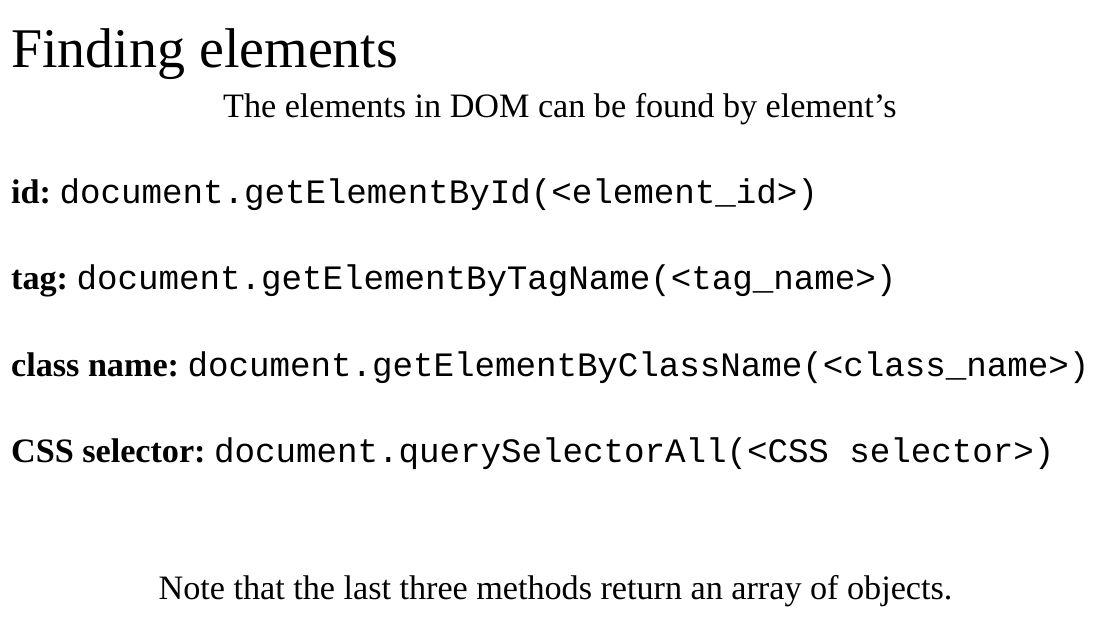
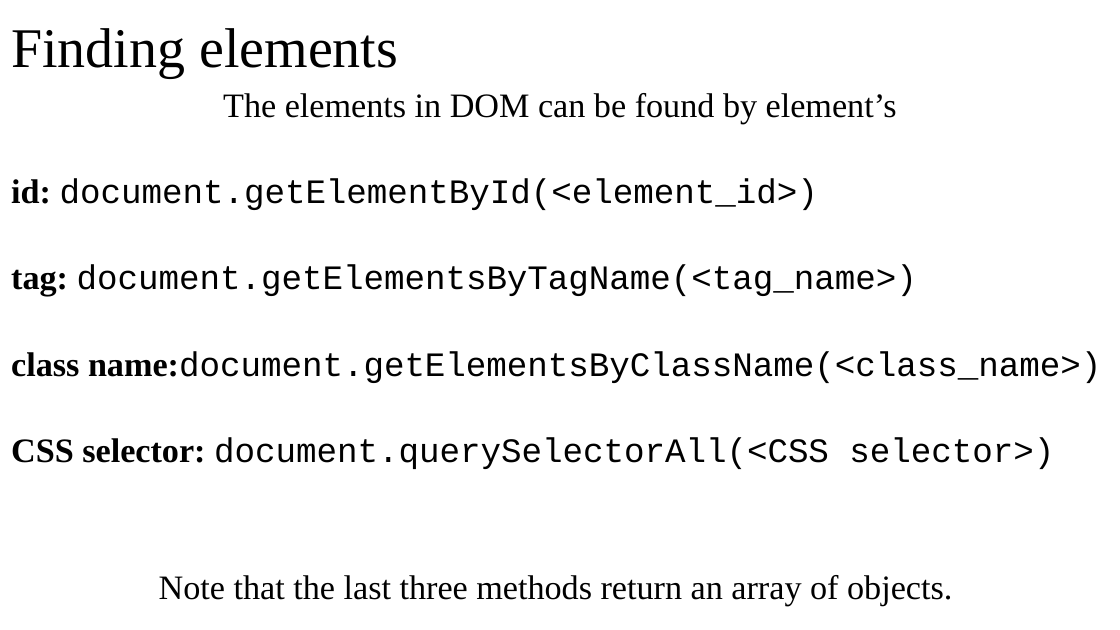
Before and after one commit to manglayev/nu-courses-material, a slide deck: slide 6 of CSCI-111/week-10/week-10-lecture.pptx. Drawn at 1120x630 pixels with LibreOffice and Linux fonts; fonts in the diff are those of the drawing. Boxes give left, top, right and bottom in pixels: in the first picture for what was removed or moved away, otherwise in the second. Text is boxed around its words. In the diff, an @@ line names an element or a change of style, - is before the commit and + after.

```diff
--- a/CSCI-111/week-10/week-10-lecture.pptx
+++ b/CSCI-111/week-10/week-10-lecture.pptx
@@ text at [11, 264, 1101, 383]: text changed @@
-tag: document.getElementByTagName(<tag_name>)
-class name: document.getElementByClassName(<class_name>)
+tag: document.getElementsByTagName(<tag_name>)
+class name:document.getElementsByClassName(<class_name>)
```
Also in this commit, not shown: 1 slide added, 18 other files.
